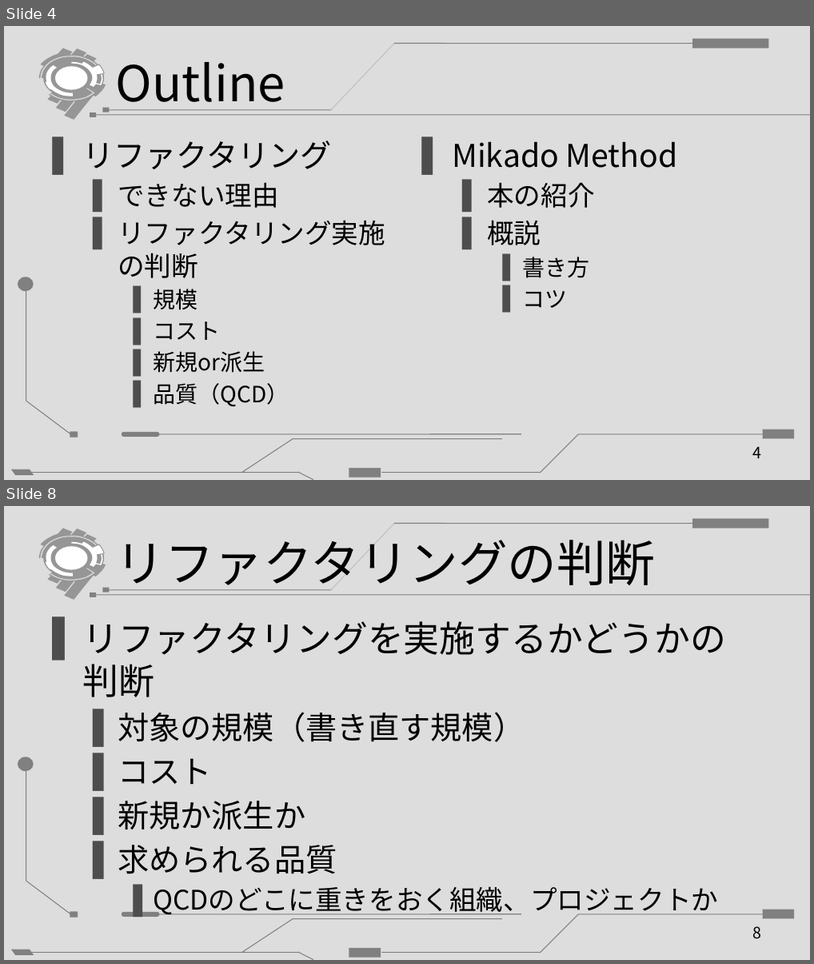
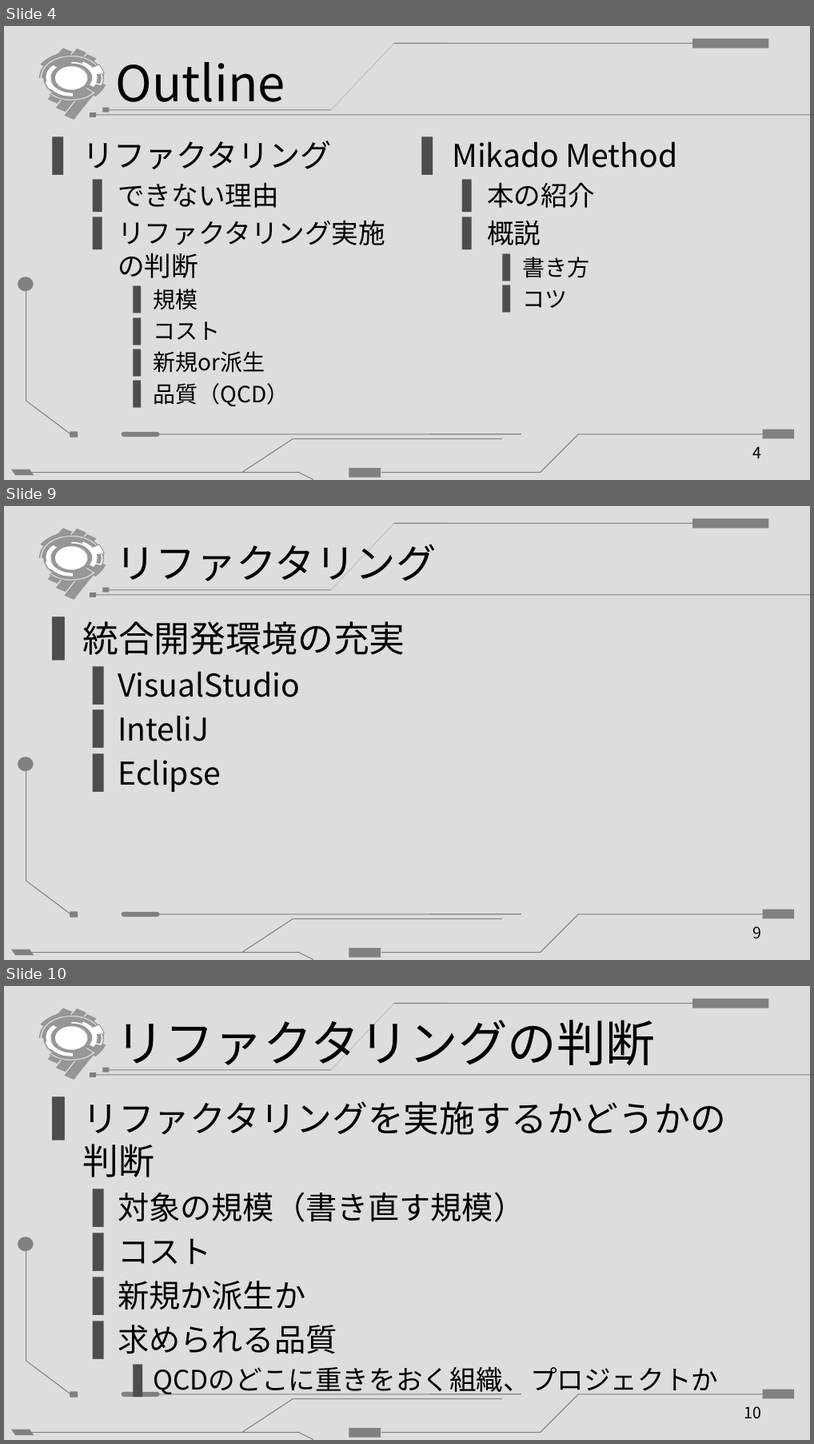
Before and after one commit to oreshio/presentation, a slide deck: 20150427_tefdo_MikadoMethod/201504xx_MikadoMethod.pptx. Shown one above the other, each under a label of ours: slides 4 and 8 before the commit, slides 4, 9 and 10 after it; the slides between them are not shown. The pictures are 814x964 and 814x1444 pixels, drawn with LibreOffice and Linux fonts; fonts in the diff are those of the drawing. Boxes give left, top, right and bottom in pixels: in the first picture for what was removed or moved away, otherwise in the second. Text is boxed around its words. In the diff, an @@ line names an element or a change of style, - is before the commit and + after.

```diff
--- a/20150427_tefdo_MikadoMethod/201504xx_MikadoMethod.pptx
+++ b/20150427_tefdo_MikadoMethod/201504xx_MikadoMethod.pptx
@@ slide 9 added at <box>4,506,810,960</box>, background #FFFFFF; not listed: 25 template elements that a slide beside it also shows @@
@@ title added at <box>115,544,436,581</box>, 36 pt, text #000000 @@
+リファクタリング
@@ text added at <box>82,621,405,792</box>, 28 pt, text #000000 @@
+▌ 統合開発環境の充実
+  ▌ VisualStudio
+  ▌ InteliJ
+  ▌ Eclipse
@@ page number added at <box>754,926,762,939</box>, 14 pt, text #000000 @@
+9
@@ what was slide 8 is now slide 10 @@
@@ page number at <box>745,1406,762,1419</box>: text changed @@
-8
+10
```
Also in this commit, not shown: 10 slides changed, 6 other slides added.
